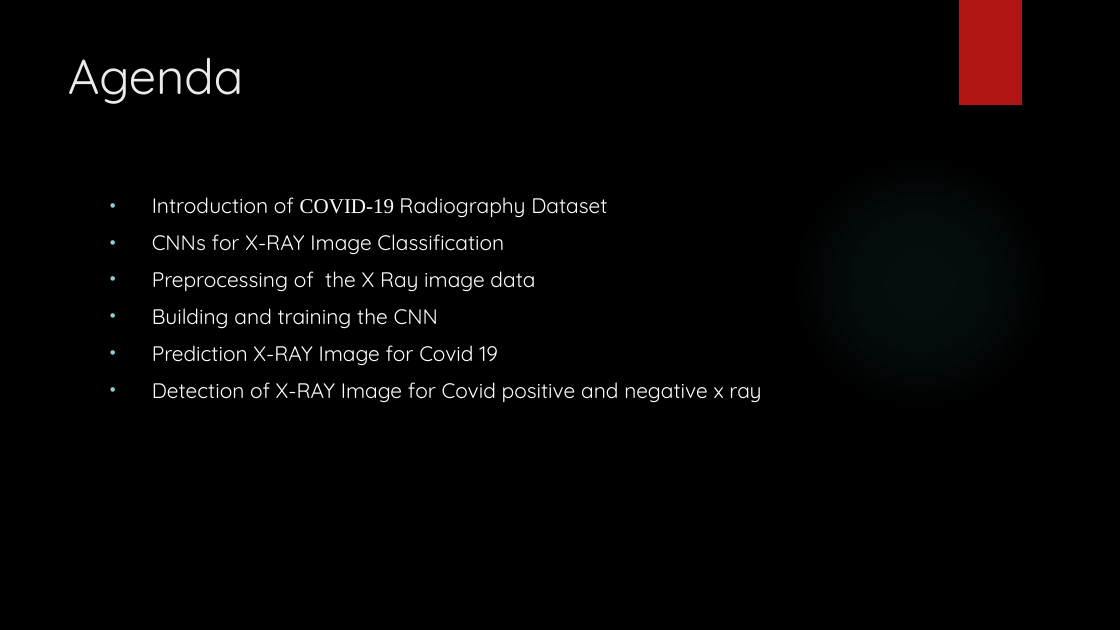
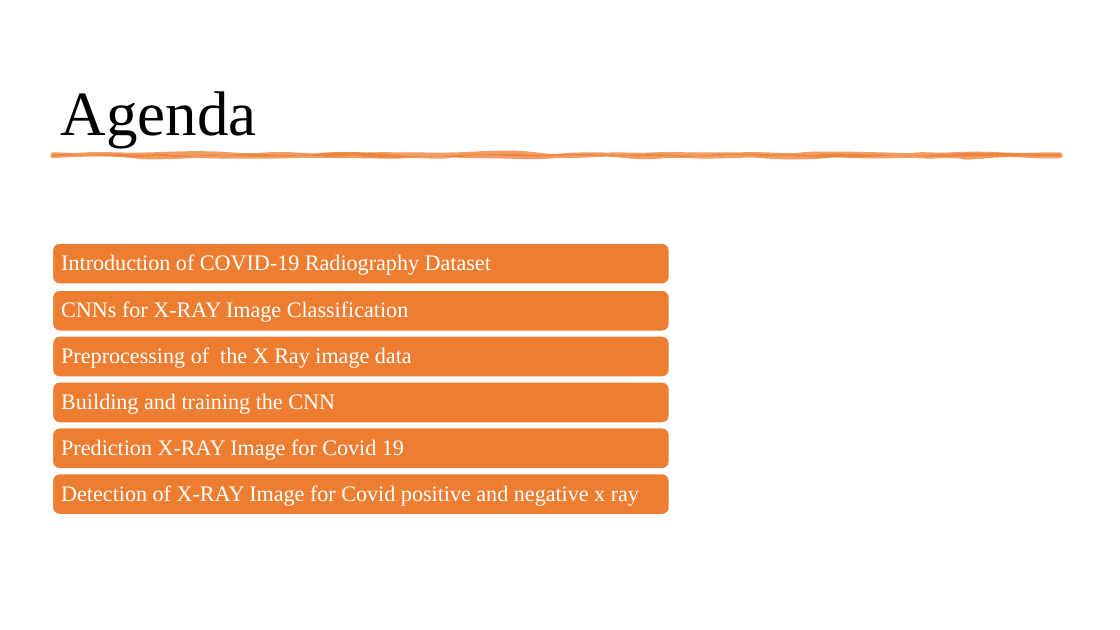
Before and after one commit to SharkyRCC/Covid-19-Classification, a slide deck: slide 2 of Presentation/neural_ppt.pptx. Drawn at 1120x630 pixels with LibreOffice and Linux fonts; fonts in the diff are those of the drawing; background and template pictures are left out. Boxes give left, top, right and bottom in pixels: in the first picture for what was removed or moved away, otherwise in the second. Text is boxed around its words. In the diff, an @@ line names an element or a change of style, - is before the commit and + after.

```diff
--- a/Presentation/neural_ppt.pptx
+++ b/Presentation/neural_ppt.pptx
@@ background picture (left out) to #FFFFFF @@
@@ title "Agenda": place and size @@
-title "Agenda" at [68,57,244,104]
+title "Agenda" at [61,91,257,148]
@@ title "Agenda" at [61,91,257,148]: size 42 to 54 pt, font Quicksand to Times New Roman, text colour #EBEBEB to #000000; line spacing 1 to 0.9; vertical alignment top to bottom @@
@@ rectangle removed at [959,0,1022,105] @@
@@ freeform shape added at [53,155,1061,156], fill #ED7D31 at 75% opacity, outline #ED7D31 3.5 pt @@
@@ ellipse removed at [791,154,1049,413] @@
@@ text removed at [152,197,761,403] @@
-• Introduction of COVID-19 Radiography Dataset
-• CNNs for X-RAY Image Classification
-• Preprocessing of the X Ray image data
-• Building and training the CNN
-• Prediction X-RAY Image for Covid 19
-• Detection of X-RAY Image for Covid positive and negative x ray
@@ group added at [53,244,670,515]: 6 rounded rectangles, 6 texts @@
+Introduction of COVID-19 Radiography Dataset
+CNNs for X-RAY Image Classification
+Preprocessing of the X Ray image data
+Building and training the CNN
+Prediction X-RAY Image for Covid 19
+Detection of X-RAY Image for Covid positive and negative x ray
```
Also in this commit, not shown: 12 other slides changed, 6 slides added, 2 slides removed.
